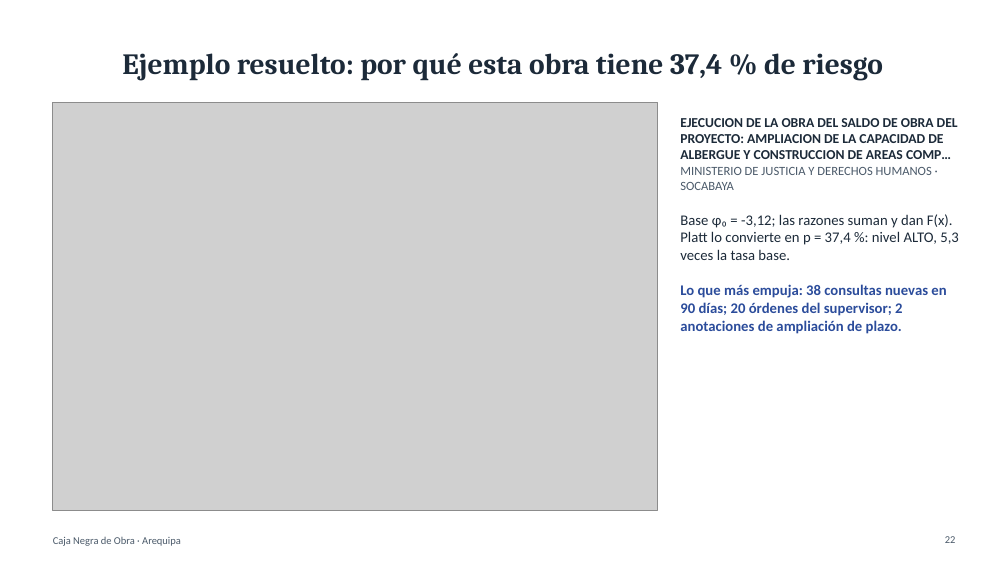
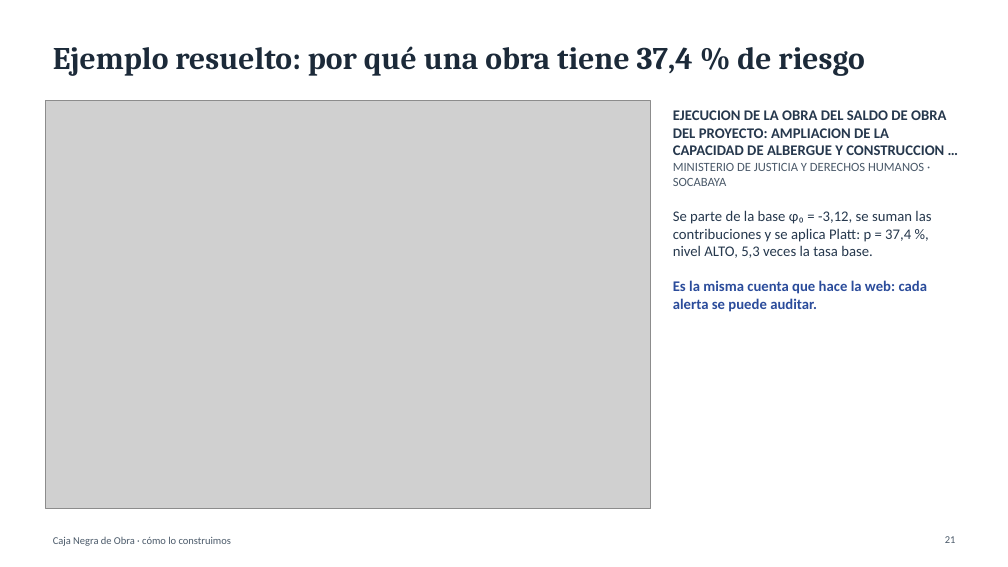
Before and after one commit to OwerLopez/caja-negra-obras, a slide deck: slide 21 of diapositivas/Caja_Negra_de_Obra.pptx (slide 22 before the commit). Drawn at 1008x567 pixels with LibreOffice and Linux fonts; fonts in the diff are those of the drawing; grey boxes stand for pictures. Boxes give left, top, right and bottom in pixels: in the first picture for what was removed or moved away, otherwise in the second. Text is boxed around its words. In the diff, an @@ line names an element or a change of style, - is before the commit and + after.

```diff
--- a/diapositivas/Caja_Negra_de_Obra.pptx
+++ b/diapositivas/Caja_Negra_de_Obra.pptx
@@ title at box(53, 46, 864, 76): text changed; size 28 to 30 pt @@
-Ejemplo resuelto: por qué esta obra tiene 37,4 % de riesgo
+Ejemplo resuelto: por qué una obra tiene 37,4 % de riesgo
@@ picture: place and size @@
-picture at box(53, 102, 659, 510)
+picture at box(45, 101, 650, 509)
@@ text at box(673, 110, 946, 155): text changed; size 13 to 14 pt; text colour #1C2A39 to #26384D @@
-EJECUCION DE LA OBRA DEL SALDO DE OBRA DEL PROYECTO: AMPLIACION DE LA CAPACIDAD DE ALBERGUE Y CONSTRUCCION DE AREAS COMP…
+EJECUCION DE LA OBRA DEL SALDO DE OBRA DEL PROYECTO: AMPLIACION DE LA CAPACIDAD DE ALBERGUE Y CONSTRUCCION …
@@ text "EJECUCION DE LA OBRA DEL ...": place and size @@
-text "EJECUCION DE LA OBRA DEL ..." at box(680, 118, 959, 334)
+text "EJECUCION DE LA OBRA DEL ..." at box(673, 110, 946, 312)
@@ text at box(673, 210, 931, 312): text changed; text colour #2B4C9B to #26384D; bold off @@
-Base φ₀ = -3,12; las razones suman y dan F(x). Platt lo convierte en p = 37,4 %: nivel ALTO, 5,3 veces la tasa base.
-Lo que más empuja: 38 consultas nuevas en 90 días; 20 órdenes del supervisor; 2 anotaciones de ampliación de plazo.
+Se parte de la base φ₀ = -3,12, se suman las contribuciones y se aplica Platt: p = 37,4 %, nivel ALTO, 5,3 veces la tasa base.
+Es la misma cuenta que hace la web: cada alerta se puede auditar.
@@ text at box(53, 536, 231, 546): text changed @@
-Caja Negra de Obra · Arequipa
+Caja Negra de Obra · cómo lo construimos
```
Also in this commit, not shown: 10 other slides changed, 19 slides added, 14 slides removed, 4 other files.
